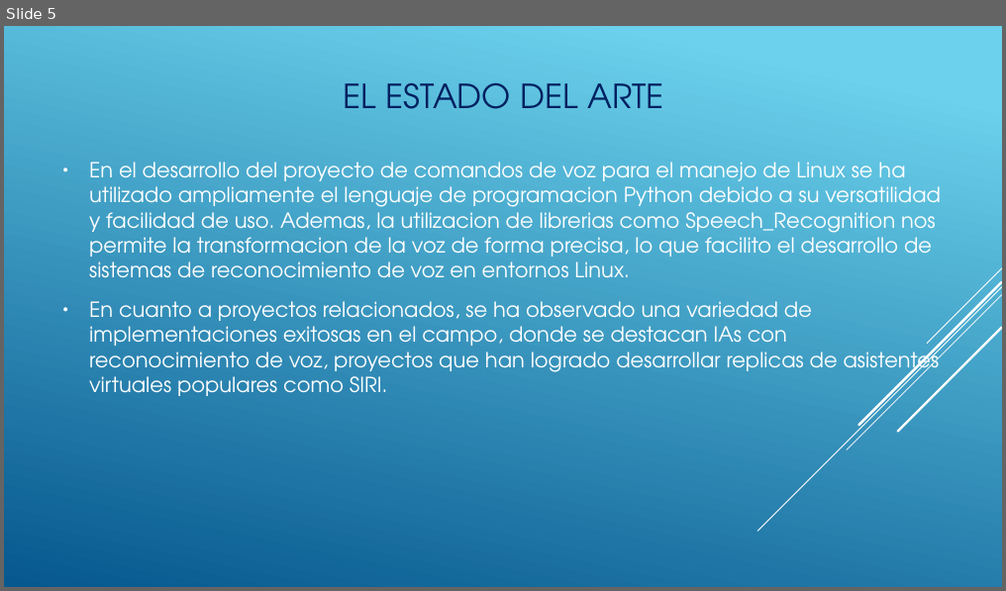
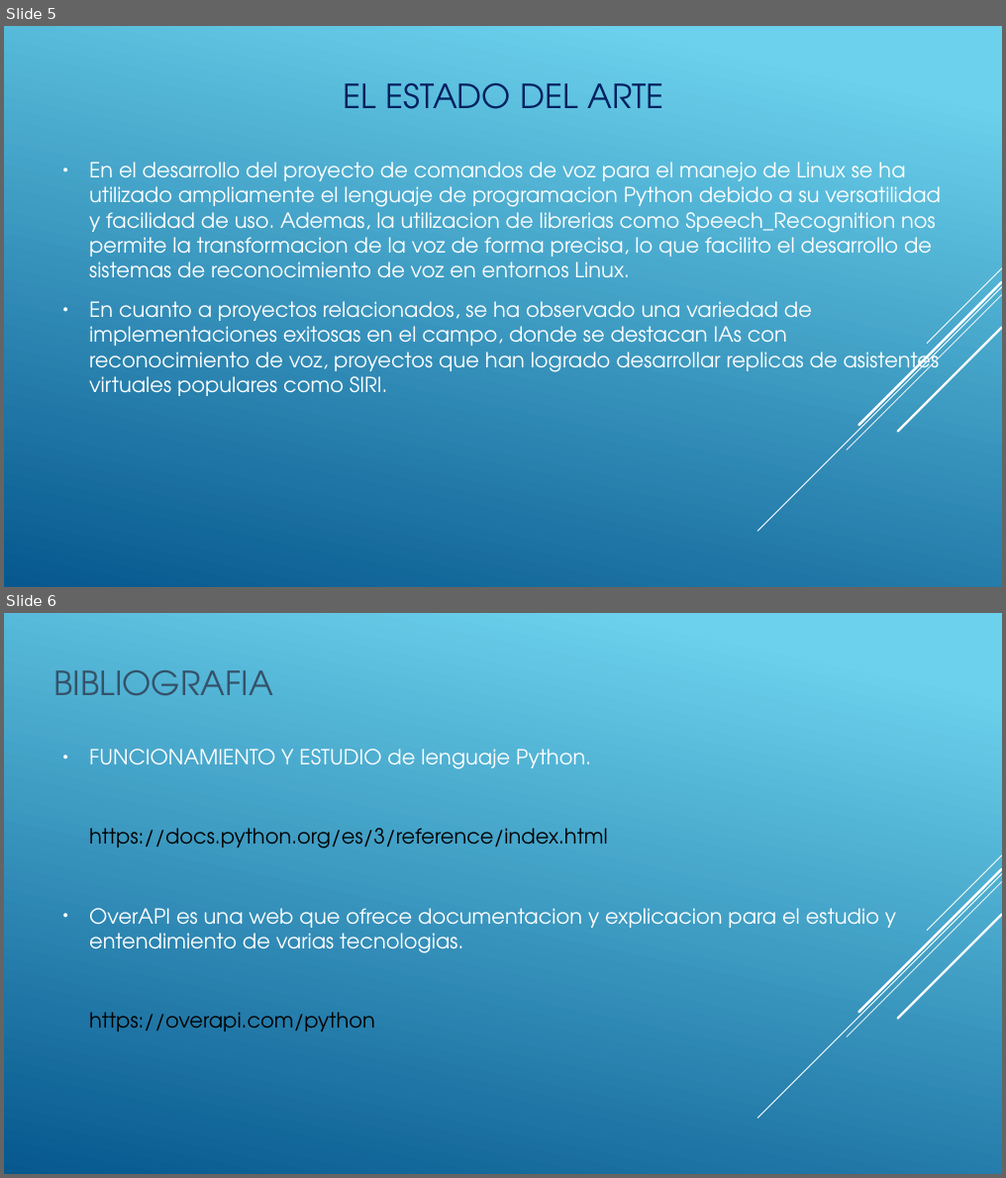
Before and after one commit to MaxiColomboUTN/ProyectoSpeechChat, a slide deck: Comandos-de-voz.odp. Shown one above the other, each under a label of ours: slide 5 before the commit, slides 5 and 6 after it. The pictures are 1006x591 and 1006x1178 pixels, drawn with LibreOffice and Linux fonts; fonts in the diff are those of the drawing. Boxes give left, top, right and bottom in pixels: in the first picture for what was removed or moved away, otherwise in the second. Text is boxed around its words. In the diff, an @@ line names an element or a change of style, - is before the commit and + after.

Commit message:
Bibliografia

```diff
--- a/Comandos-de-voz.odp
+++ b/Comandos-de-voz.odp
@@ slide 6 added at [4, 613, 1002, 1174], background gradient #6BD1EC to #06588E; not listed: 5 template elements that a slide beside it also shows @@
@@ title added at [54, 670, 273, 696], 32 pt, text #355269 @@
+BIBLIOGRAFIA
@@ text added at [89, 749, 896, 1032], 20 pt, text #FFFFFF @@
+● FUNCIONAMIENTO Y ESTUDIO de lenguaje Python.
+https://docs.python.org/es/3/reference/index.html
+● OverAPI es una web que ofrece documentacion y explicacion para el estudio y entendimiento de varias tecnologias.
+https://overapi.com/python
```
